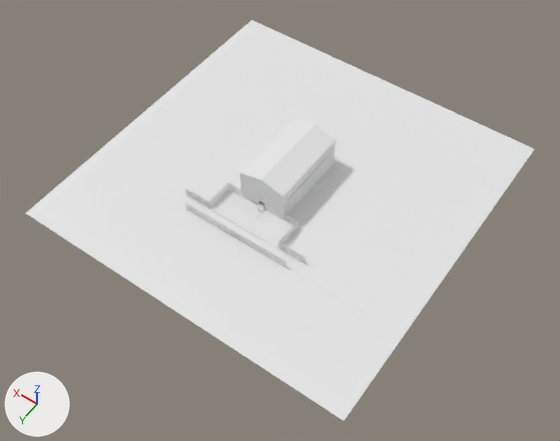
Renders of the FBX model Pedro/outdoors.fbx from each side of a commit.
The view is the same before and after, from a camera (50 mm lens) standing at (-616.0, 894.0, 1240.0) and looking at (-37.0, 83.0, -34.0). Lighting does not change. The marker at lower left points along +X, +Y and +Z. Where no turn or scale is listed for an object, it has been applied to the vertices. Vertices at the same position are counted once.

Script lines for the objects in view, before the commit:
```python
me_cube_003 = bpy.data.meshes.new('Cube.003')
me_cube_003.from_pydata(...)  # 82 vertices, 77 faces; spans x -4.3..4.3, y -42.4..16.2, z -2.5..1.2
me_cylinder = bpy.data.meshes.new('Cylinder')
me_cylinder.from_pydata(...)  # 3178 vertices, 3250 faces; spans x -152.0..152.0, y 93.0..188.0, z -7.0..15.0
me_plane = bpy.data.meshes.new('Plane')
me_plane.from_pydata(...)  # 166 vertices, 179 faces; spans x -53.0..53.0, y -95.0..106.0, z -8.0..81.0
me_plane_001 = bpy.data.meshes.new('Plane.001')
me_plane_001.from_pydata(...)  # a box spanning x -52.0..-50.0, y -84.0..84.0, z 38.0..60.0; a box spanning x 50.0..52.0, y -84.0..84.0, z 38.0..60.0
ob_cube = bpy.data.objects.new('Cube', me_cube_003)
ob_cube.location = (0.0, 173.0, -7.0)
ob_cube.scale = (89.5, 13.2, 1.0)
ob_cylinder = bpy.data.objects.new('Cylinder', me_cylinder)
ob_cylinder.location = (0.0, 0.0, 0.0)
ob_plane = bpy.data.objects.new('Plane', me_plane)
ob_plane.location = (0.0, 0.0, 0.0)
ob_windows = bpy.data.objects.new('windows', me_plane_001)
ob_windows.location = (0.0, 0.0, 0.0)
```
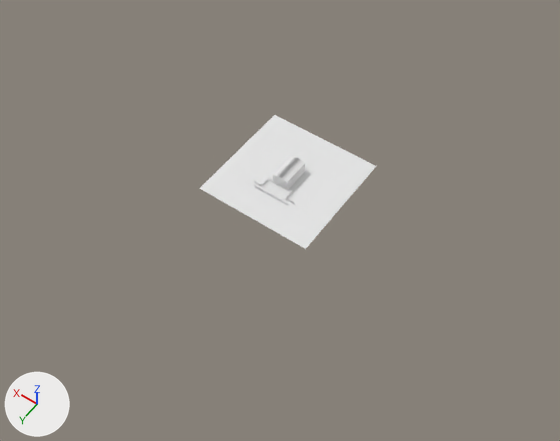
Pixel boxes (x1, y1, x2, y2) of what changed, in the pictures (560 x 441 px; the box of a moved part takes in the faces that stretch with it):
'Cube', reshaped, moved, rescaled (65% narrower, 66% shorter): before (26, 20, 534, 421); after (200, 115, 376, 249)
'Plane', deleted: before (240, 119, 336, 219)
'Cylinder', deleted: before (185, 183, 306, 267)
'windows', deleted: before (287, 147, 332, 199)
part 1 of me_cube_003, moved or reshaped: before (122, 163, 372, 313); after (231, 171, 316, 220)
part 2 of me_cube_003, moved or reshaped: before (26, 20, 534, 421); after (200, 115, 376, 249)
part 3 of me_cube_003, added: after (254, 156, 305, 205)

What the commit changed:
me_cube_003 is used by ob_cube; location (0.0, 173.0, -7.0); scale (89.5, 13.2, 1.0).
me_cube_003 had 82 vertices, 77 faces and spanned x -4.3..4.3, y -42.4..16.2, z -2.5..1.2.
me_cube_003 now has 3442 vertices, 3518 faces and spans x -4.3..4.3, y -29.6..28.9, z -2.5..87.9.
me_cube_003 part 1: the loose piece of 78 vertices spanning x -3.4..3.4, y -6.1..1.0, z -2.5..1.2 is moved by (0.0, 12.8, 0.0).
me_cube_003 part 2: the loose piece of 4 vertices spanning x -4.3..4.3, y -42.4..16.2, z -1.1 is moved by (0.0, 12.8, 0.0).
me_cube_003 part 3: 3216 vertices added at x -1.7..1.7, y -7.5..13.9, z -0.7..87.9.
Object 'Cube' (ob_cube) moves from (0.0, 173.0, -7.0) to (0.0, 0.0, 0.0).
Object 'Cube' (ob_cube) is rescaled from (89.5, 13.2, 1.0) to (31.1, 4.6, 0.347).
Object 'windows' (ob_windows) is deleted.
Object 'Cylinder' (ob_cylinder) is deleted.
Object 'Plane' (ob_plane) is deleted.
